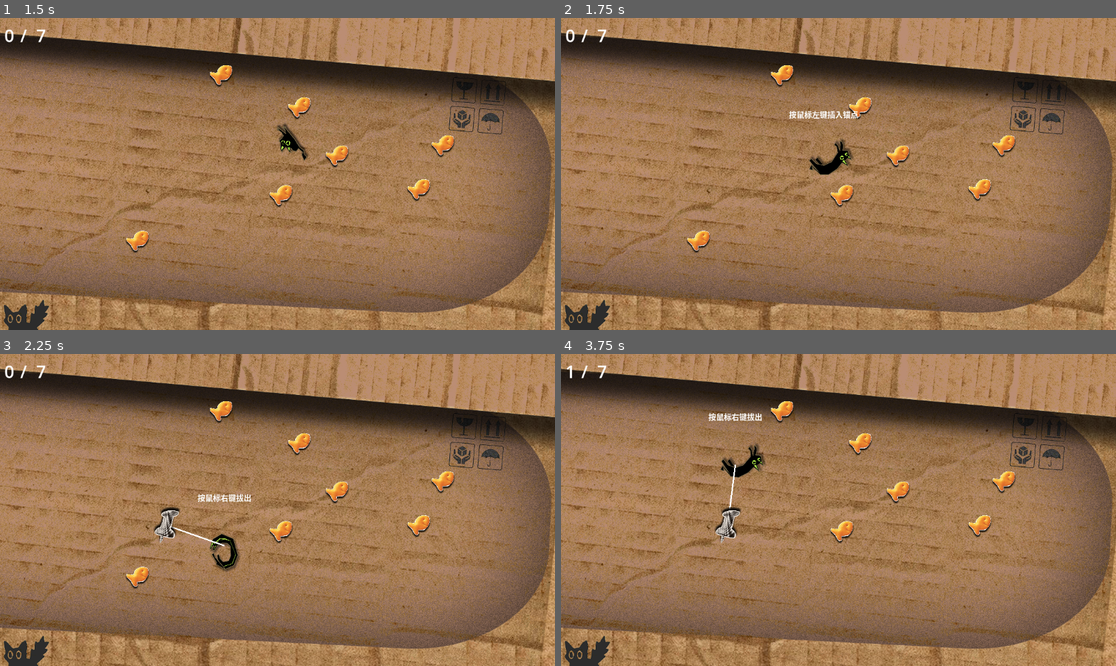
Above: before the commit, frames 1-4 (two rows, left to right).
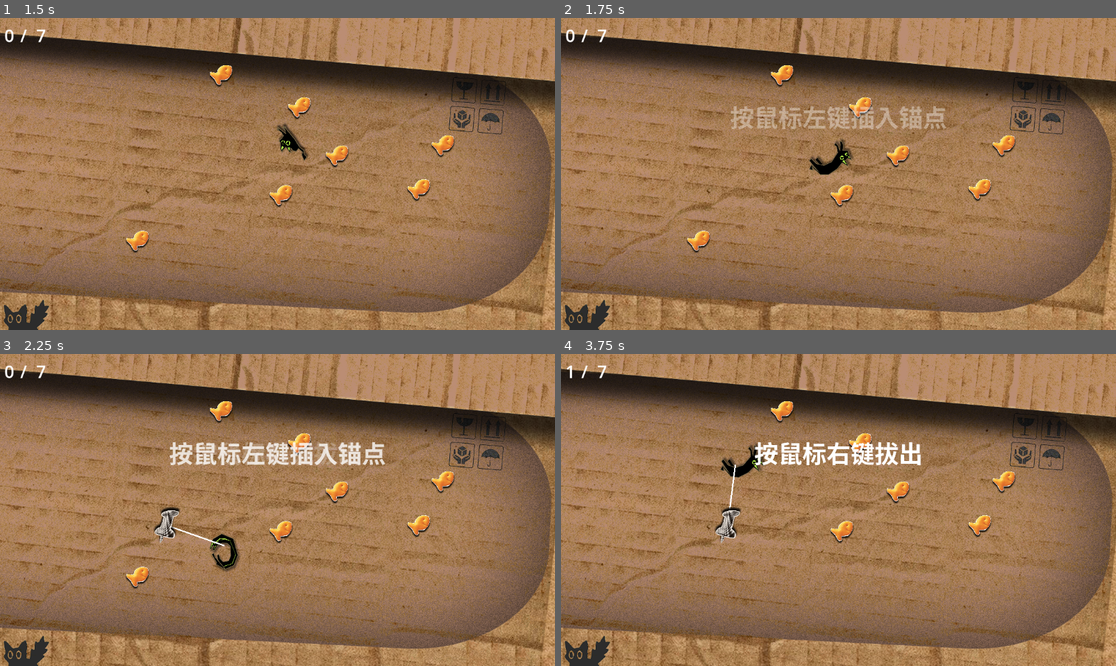
Above: after the commit, the same moments.

Repository: OVOAOVO/hajimi
Game: Godot game, scene res://level/开始界面.tscn
The game is run twice, just before and just after one commit, with the same random seed, the same clock (stepped at 60 frames per second) and the same inputs. The engine's default icon, where the game draws it, is replaced by a stand-in: a white triangle on a blue panel in a dark square.
Inputs (mouse positions are in pixels of both pictures, inside the frame that each line leads up to):
- Up to frame 1 (1.5 s): click "开始游戏" at 0.5 s; tap Enter at 1.25 s; move the mouse to (399, 158) at 1.27 s; click (399, 158) at 1.42 s
- Up to frame 2 (1.75 s): no input
- Up to frame 3 (2.25 s): move the mouse to (166, 525) at 2.02 s; click (166, 525) at 2.17 s
- Up to frame 4 (3.75 s): move the mouse to (894, 441) at 2.77 s; click (894, 441) at 2.92 s; move the mouse to (810, 572) at 3.52 s; click (810, 572) at 3.67 s

Frame 1 is identical in both runs. In frame 2, 1.5% of the frame differs, in the area x 30-70%, y 28-36%; in frame 3, 2.1%, in the area x 30-70%, y 28-48%; in frame 4, 1.5%.

Commit message:
第一次入场淡入淡出

Diff:
--- a/level/第一次运行提示.tscn
+++ b/level/第一次运行提示.tscn
@@ -13,6 +13,7 @@
 layout_mode = 0
 offset_right = 40.0
 offset_bottom = 23.0
+theme_override_font_sizes/font_size = 50
 text = "按鼠标左键插入锚点"
 
 [node name="拔出点" type="Label" parent="." unique_id=644895963]
@@ -20,4 +21,5 @@
 layout_mode = 0
 offset_right = 40.0
 offset_bottom = 23.0
+theme_override_font_sizes/font_size = 50
 text = "按鼠标右键拔出"
--- a/scripts/CoreLogicFirst.gd
+++ b/scripts/CoreLogicFirst.gd
@@ -163,13 +163,14 @@
 		add_child(_current_pin)
 	_current_pin.position = at_position
 
-	# 第一次放置 Pin：切换提示文字
+	# 第一次放置 Pin：淡出插入提示 → 淡入拔出提示
 	if not _pin_placed_once:
 		_pin_placed_once = true
-		if _insert_label:
-			_insert_label.visible = false
+		if _insert_label and _insert_label.visible:
+			_fade_out(_insert_label, 0.3)
 		if _remove_label:
 			_remove_label.visible = true
+			_fade_in(_remove_label, 0.3)
 
 	# 让猫绕 Pin 做圆周运动
 	_start_orbit_on_cat(at_position)
@@ -182,13 +183,13 @@
 	_current_pin.queue_free()
 	_current_pin = null
 
-	# 关闭所有提示
-	if _insert_label:
-		_insert_label.visible = false
-	if _remove_label:
-		_remove_label.visible = false
-	if _first_tip_control:
-		_first_tip_control.visible = false
+	# 淡出所有提示
+	if _insert_label and _insert_label.visible:
+		_fade_out(_insert_label, 0.3)
+	if _remove_label and _remove_label.visible:
+		_fade_out(_remove_label, 0.3)
+	if _first_tip_control and _first_tip_control.visible:
+		_fade_out(_first_tip_control, 0.3)
 
 	# 猫恢复自由弹跳
 	_stop_orbit_on_cat()
@@ -231,32 +232,41 @@
 	# 只在物理启用后（猫已落地）才显示提示
 	if not body.is_physics_processing():
 		return
-	# 第一次落地时显示
+	# 第一次落地时显示并放到屏幕正中心（偏上方），带淡入效果
 	if not _first_landing_done:
 		_first_landing_done = true
 		if _first_tip_control:
 			_first_tip_control.visible = true
+		var screen_center := get_viewport().get_visible_rect().size / 2.0
+		const TIP_OFFSET_Y: float = -120.0  # 向上偏移
+		const FADE_IN_TIME: float = 0.5
 		if _insert_label:
 			_insert_label.visible = true
-
-	# 世界坐标 → 屏幕坐标
-	var cat_world_pos: Vector2 = body.global_position
-	var screen_pos := _world_to_screen(cat_world_pos)
-
-	# 将 Label 放在猫上方 100px，水平居中于猫
-	if _insert_label and _insert_label.visible:
-		_insert_label.position = screen_pos + Vector2.UP * 100 - _insert_label.size / 2.0
-	if _remove_label and _remove_label.visible:
-		_remove_label.position = screen_pos + Vector2.UP * 100 - _remove_label.size / 2.0
-
-## 世界坐标转屏幕坐标（CanvasLayer Control 坐标系）
-func _world_to_screen(world_pos: Vector2) -> Vector2:
-	var camera := get_viewport().get_camera_2d()
-	if camera == null:
-		return world_pos
-	var viewport_center := get_viewport().get_visible_rect().size / 2.0
-	var camera_center := camera.global_position + camera.offset
-	return world_pos - camera_center + viewport_center
+			_insert_label.position = screen_center + Vector2(0, TIP_OFFSET_Y) - _insert_label.size / 2.0
+			_fade_in(_insert_label, FADE_IN_TIME)
+		if _remove_label:
+			_remove_label.position = screen_center + Vector2(0, TIP_OFFSET_Y) - _remove_label.size / 2.0
+
+
+
+## 对 CanvasItem 做淡入（从透明到不透明）
+func _fade_in(target: CanvasItem, duration: float = 0.5) -> void:
+	target.modulate.a = 0.0
+	var tw := create_tween()
+	tw.set_trans(Tween.TRANS_LINEAR)
+	tw.tween_property(target, "modulate:a", 1.0, duration)
+
+
+## 对 CanvasItem 做淡出（从不透明到透明），完成后隐藏
+func _fade_out(target: CanvasItem, duration: float = 0.5) -> void:
+	var tw := create_tween()
+	tw.set_trans(Tween.TRANS_LINEAR)
+	tw.tween_property(target, "modulate:a", 0.0, duration)
+	tw.tween_callback(func():
+		if is_instance_valid(target):
+			target.visible = false
+	)
+
 
 ## 更新 Pin 到 Cat 的连线
 func _update_line() -> void:
